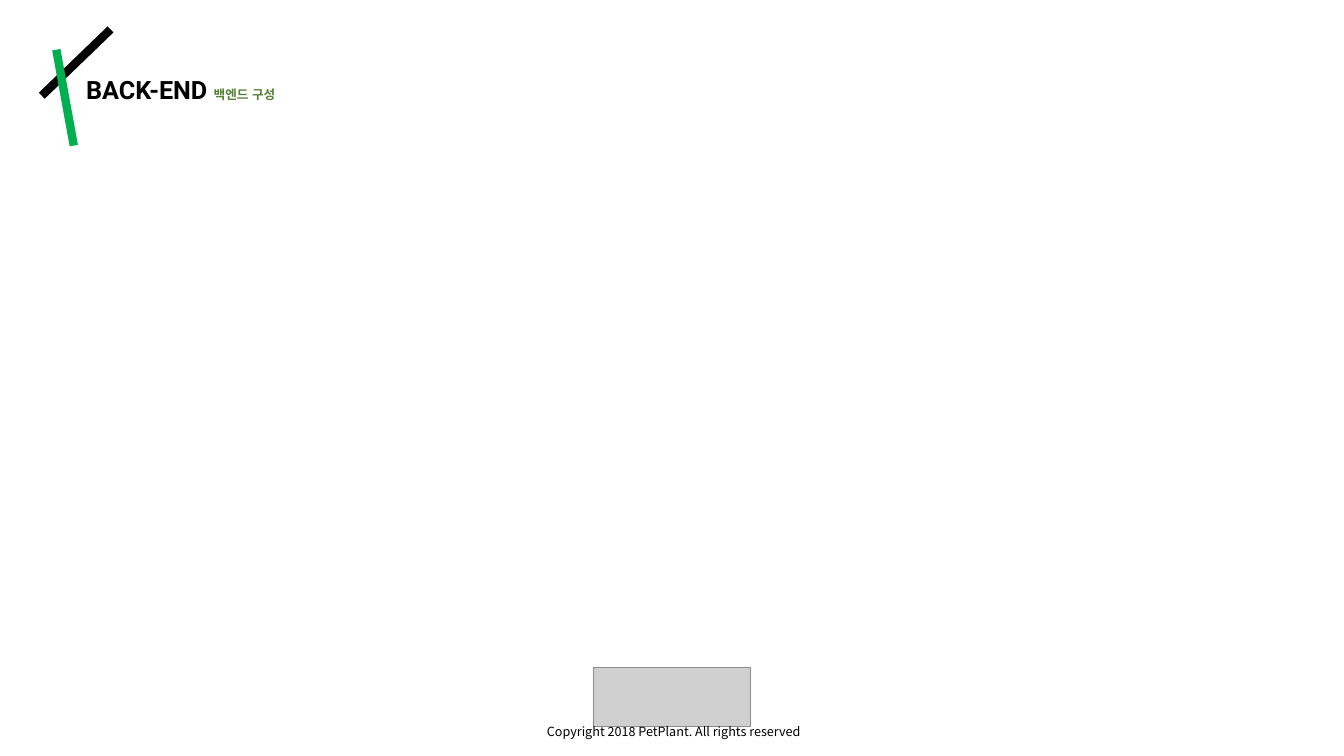
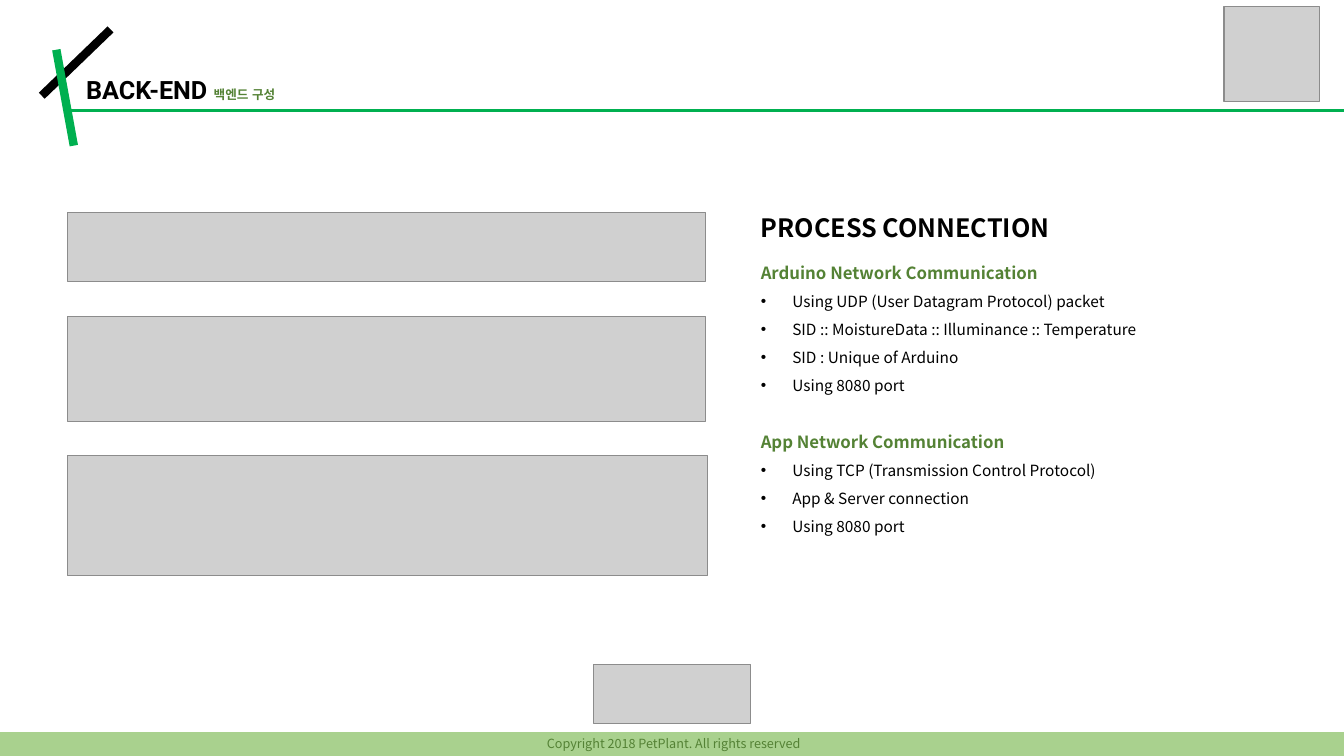
Before and after one commit to noreebia/pet-plant, a slide deck: slide 8 of PPT/ppt_final.pptx. Drawn at 1344x756 pixels with LibreOffice and Linux fonts; fonts in the diff are those of the drawing; grey boxes stand for pictures. Boxes give left, top, right and bottom in pixels: in the first picture for what was removed or moved away, otherwise in the second. Text is boxed around its words. In the diff, an @@ line names an element or a change of style, - is before the commit and + after.

```diff
--- a/PPT/ppt_final.pptx
+++ b/PPT/ppt_final.pptx
@@ picture added at <box>1224,6,1320,102</box> @@
@@ line added from (68, 110) to (1344, 110), #00B050 2.25 pt @@
@@ picture added at <box>68,213,706,281</box> @@
@@ text added at <box>761,218,1137,536</box>, 11 pt, text #000000 @@
+PROCESS CONNECTION
+Arduino Network Communication
+• Using UDP (User Datagram Protocol) packet
+• SID :: MoistureData :: Illuminance :: Temperature
+• SID : Unique of Arduino
+• Using 8080 port
+App Network Communication
+• Using TCP (Transmission Control Protocol)
+• App & Server connection
+• Using 8080 port
@@ picture added at <box>68,317,706,421</box> @@
@@ picture added at <box>68,456,708,576</box> @@
@@ rectangle added at <box>0,732,1344,756</box>, fill #A9D18E @@
@@ text "Copyright 2018 PetPlant. All rights ...": place and size @@
-text "Copyright 2018 PetPlant. All rights ..." at <box>547,723,800,739</box>
+text "Copyright 2018 PetPlant. All rights ..." at <box>547,738,800,751</box>
@@ text "Copyright 2018 PetPlant. All rights ..." at <box>547,738,800,751</box>: text colour #000000 to #548235 @@
```
Also in this commit, not shown: 15 other slides changed.
